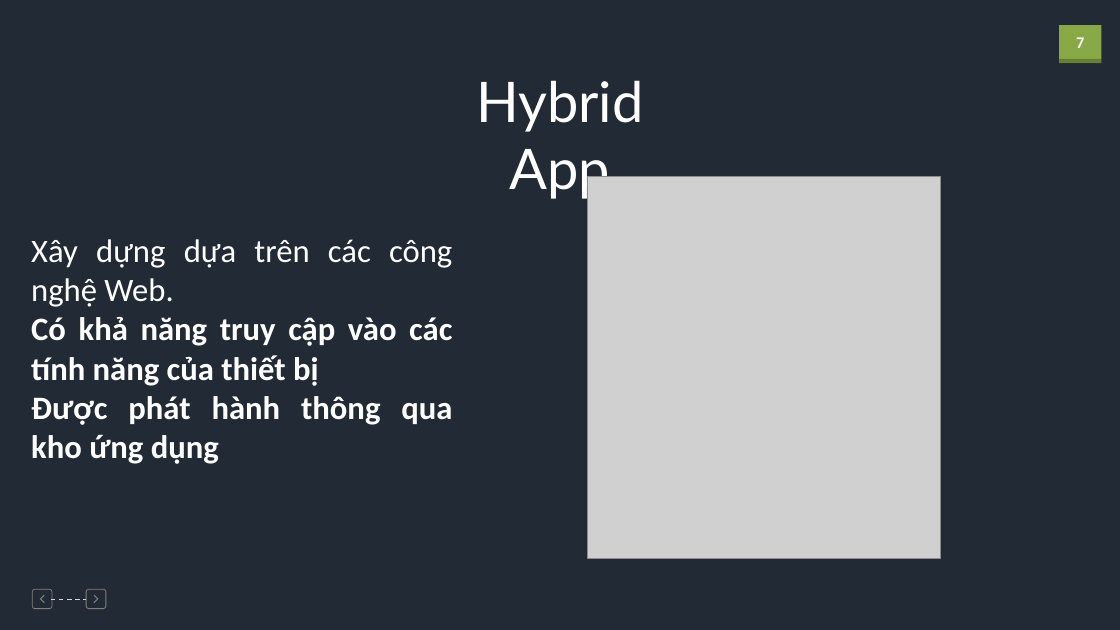
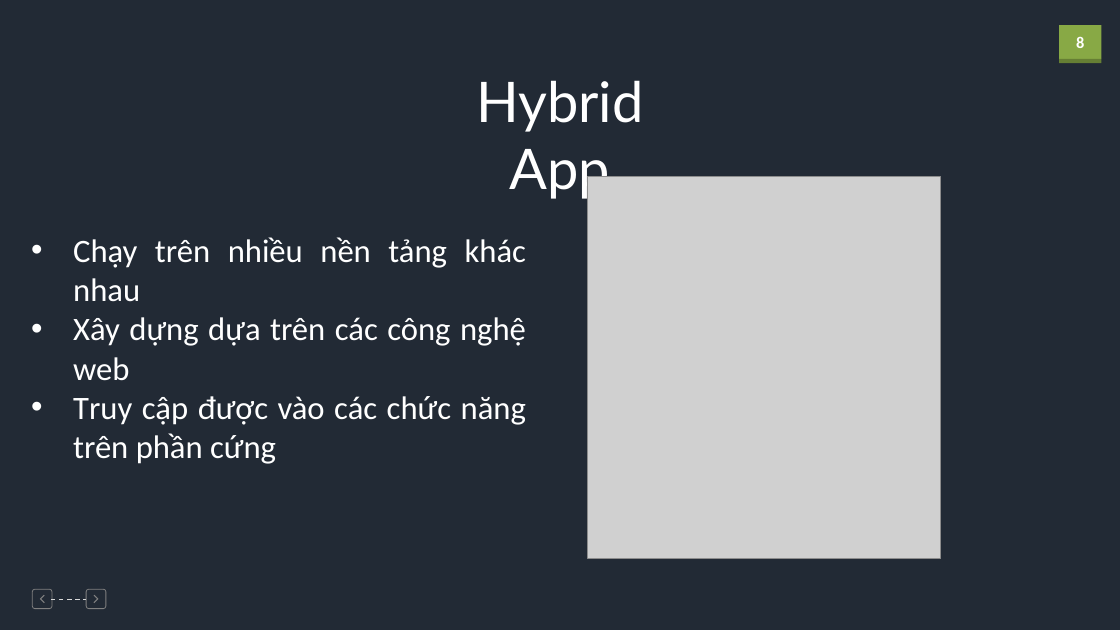
Before and after one commit to lequochuy930/Blablablah, a slide deck: slide 8 of Report_NativeAndHybridApp/Mobile.pptx (slide 7 before the commit). Drawn at 1120x630 pixels with LibreOffice and Linux fonts; fonts in the diff are those of the drawing; grey boxes stand for pictures. Boxes give left, top, right and bottom in pixels: in the first picture for what was removed or moved away, otherwise in the second. Text is boxed around its words. In the diff, an @@ line names an element or a change of style, - is before the commit and + after.

Commit message:
update slide

```diff
--- a/Report_NativeAndHybridApp/Mobile.pptx
+++ b/Report_NativeAndHybridApp/Mobile.pptx
@@ page number at [1076,37,1084,48]: text changed @@
-7
+8
@@ text at [73,237,526,464]: text changed; bold off @@
-Xây dựng dựa trên các công nghệ Web.
-Có khả năng truy cập vào các tính năng của thiết bị
-Được phát hành thông qua kho ứng dụng
+• Chạy trên nhiều nền tảng khác nhau
+• Xây dựng dựa trên các công nghệ web
+• Truy cập được vào các chức năng trên phần cứng
```
Also in this commit, not shown: 3 other slides changed, 2 slides added, 1 slide removed.
